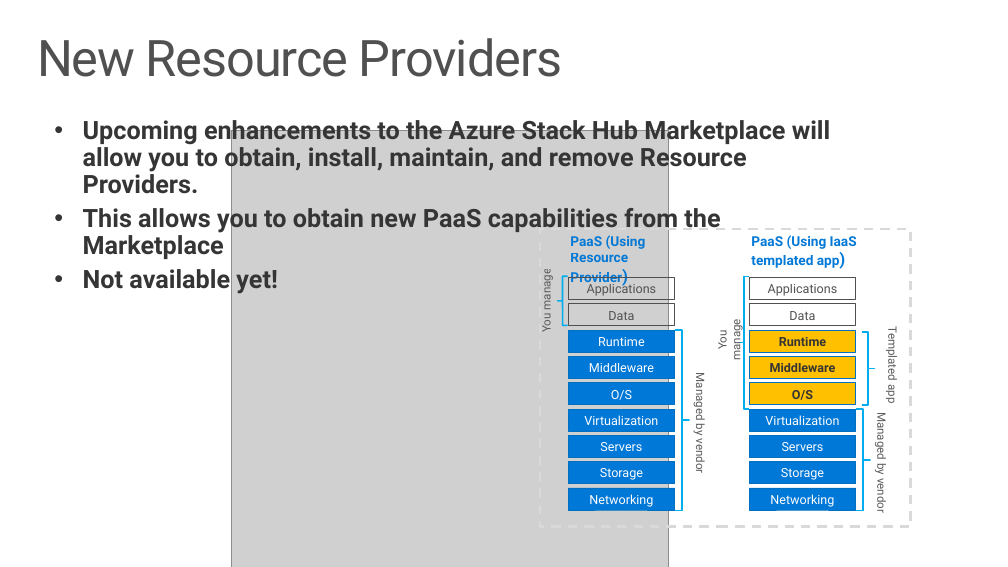
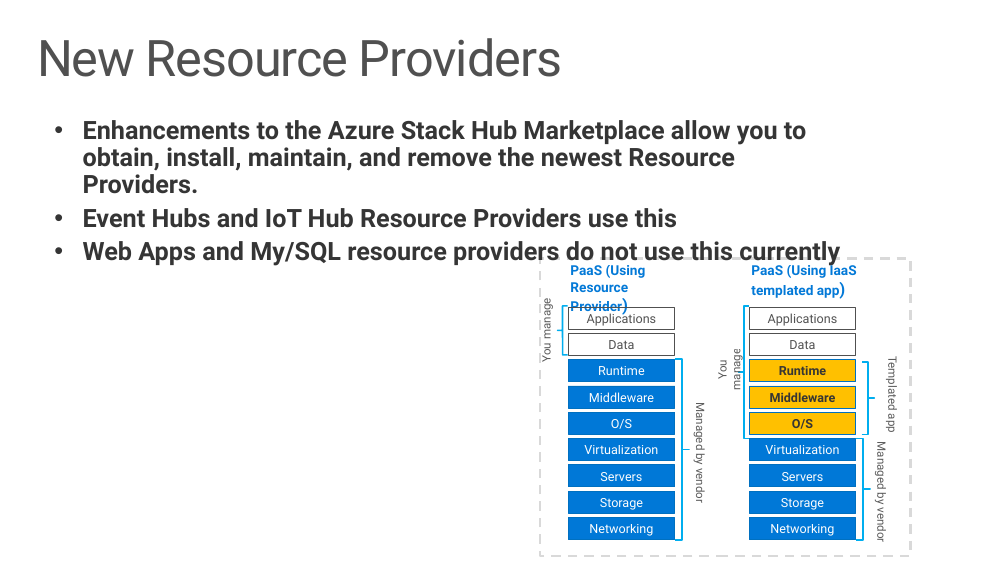
Before and after one commit to Azure-Samples/Azure-Stack-Hub-Foundation-Core, a slide deck: slide 12 of ASF-Training/ASF-slides/M07a Azure Stack Hub PaaS Concepts.pptx. Drawn at 1008x567 pixels with LibreOffice and Linux fonts; fonts in the diff are those of the drawing; grey boxes stand for pictures. Boxes give left, top, right and bottom in pixels: in the first picture for what was removed or moved away, otherwise in the second. Text is boxed around its words. In the diff, an @@ line names an element or a change of style, - is before the commit and + after.

```diff
--- a/ASF-Training/ASF-slides/M07a Azure Stack Hub PaaS Concepts.pptx
+++ b/ASF-Training/ASF-slides/M07a Azure Stack Hub PaaS Concepts.pptx
@@ text at (83, 120, 840, 267): text changed @@
-• Upcoming enhancements to the Azure Stack Hub Marketplace will allow you to obtain, install, maintain, and remove Resource Providers.
-• This allows you to obtain new PaaS capabilities from the Marketplace
-• Not available yet!
+• Enhancements to the Azure Stack Hub Marketplace allow you to obtain, install, maintain, and remove the newest Resource Providers.
+• Event Hubs and IoT Hub Resource Providers use this
+• Web Apps and My/SQL resource providers do not use this currently
@@ picture removed at (231, 130, 668, 567) @@
@@ 19 rectangles, 7 texts, 5 left braces: place and size @@
-19 rectangles, 7 texts, 5 left braces at (538, 229, 910, 526)
+19 rectangles, 7 texts, 5 left braces at (538, 259, 910, 556)
```
Also in this commit, not shown: 8 other slides changed, 8 slides added, 4 slides removed, 43 other files.
